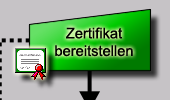
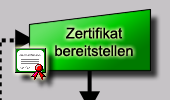
Two versions of the same layered image (170x100). Layer-by-layer changes:
added layer "Ebene 4" above "Objekt 1" over [14, 29, 29, 48]
